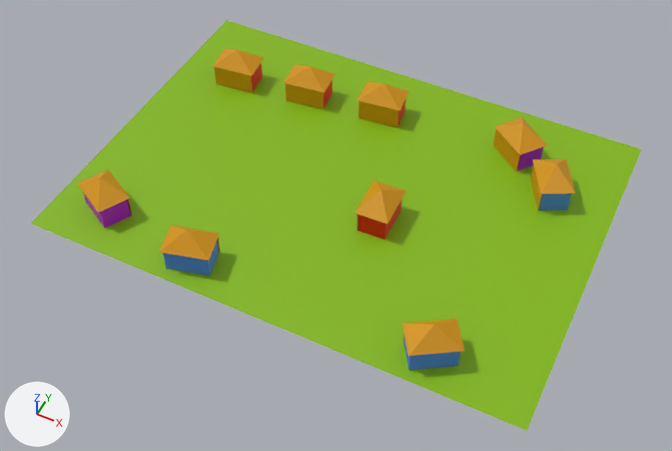
Renders of the Blender file assets/level.blend from each side of a commit.
Camera for both pictures: a 50 mm lens placed at (49.6, -103.7, 117.8), pointed at (1.4, -7.3, -2.7). Lighting does not change. The marker at lower left points along +X, +Y and +Z.

In view in the first picture: 'BlueHouse', 'BlueHouse.001', 'BlueHouse.002', 'Decorations', 'Decorations.001', 'Decorations.002', 'Decorations.003', 'Decorations.004', 'Floor', 'PurpleHouse', 'PurpleHouse.001', 'RedHouse', 'RedHouse.001', 'RedHouse.002', 'RedHouse.008', 'Roof', 'Roof.001', 'Roof.002', 'Roof.003', 'Roof.004', 'Roof.005', 'Roof.006', 'Roof.007', 'Roof.008'.
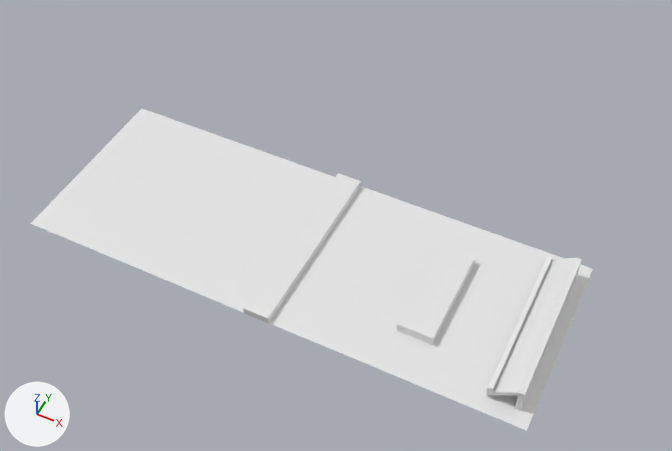
The newer file is also rescaled (x0.908), turned or shifted as a whole; pictures and numbers use the older file's frame.

Boxes [x1, y1, x2, y2] around the edits, measured in the pictures (672 x 451 px):
'Floor', recoloured, reshaped (green to white, 8% narrower, 22% shorter): before [30, 20, 641, 431]; after [30, 109, 593, 431]
'Foods', added: after [486, 256, 582, 410]
'Divider', added: after [243, 173, 361, 323]
'Appliances', added: after [397, 245, 476, 345]
'Roof.007', deleted: before [402, 318, 465, 356]
'Roof.006', deleted: before [159, 225, 220, 261]
'Roof.008', deleted: before [355, 181, 406, 224]
'Roof.005', deleted: before [77, 169, 130, 213]
'Roof.003', deleted: before [533, 159, 575, 194]
'Roof.004', deleted: before [494, 117, 547, 155]
'Roof.002', deleted: before [357, 81, 409, 111]
'Roof.001', deleted: before [283, 64, 335, 93]
'Roof', deleted: before [213, 49, 264, 76]
'BlueHouse', deleted: before [163, 241, 219, 276]
'BlueHouse.002', deleted: before [404, 337, 461, 370]
'Decorations.002', deleted: before [359, 101, 399, 127]
'Decorations.001', deleted: before [285, 83, 324, 110]
'RedHouse.008', deleted: before [358, 199, 402, 240]
'PurpleHouse.001', deleted: before [83, 192, 131, 228]
'Decorations', deleted: before [214, 67, 253, 93]
'Decorations.004', deleted: before [493, 129, 520, 171]
'BlueHouse.001', deleted: before [539, 193, 572, 211]
'PurpleHouse', deleted: before [517, 147, 543, 171]
'Decorations.003', deleted: before [530, 165, 542, 209]
'RedHouse', deleted: before [251, 63, 262, 92]
'RedHouse.001', deleted: before [323, 80, 332, 107]
'RedHouse.002', deleted: before [398, 99, 406, 125]

The edits, one by one:
me_plane has 4 vertices, 1 face and spans x -25.0..25.0, y -25.0..25.0, z 0.0.
me_plane is used by ob_floor; location (0.0, 0.0, 0.0); scale (1.76, 1.29, 1.0).
me_plane no longer uses material mat_material_004 (green #83b700).
Part 1, on me_plane:
Vertex 2 of me_plane moves from (-25.0, 25.0, 0.0) at pixel (226, 20) to (-25.0, 0.6, 0.0) at pixel (141, 108).
Vertex 3 of me_plane moves from (25.0, 25.0, 0.0) at pixel (641, 149) to (25.0, 0.6, 0.0) at pixel (592, 268).
Mesh me_cube_003 is new.
It has 21 vertices, 17 faces and spans x -11.18..1.0, y -1.0..1.0, z -1.0..1.0.
Mesh me_cube_002_1 is new.
It is a box spanning x -1.0..1.0, y -1.0..1.0, z -1.0..1.0.
Object 'Decorations' (ob_decorations) is deleted.
Object 'Decorations.001' (ob_decorations_001) is deleted.
Object 'Decorations.002' (ob_decorations_002) is deleted.
Object 'Decorations.003' (ob_decorations_003) is deleted.
Object 'Decorations.004' (ob_decorations_004) is deleted.
In object 'Decorations.005' (ob_decorations_005), parent is no longer ob_purplehouse_001.
In object 'Decorations.006' (ob_decorations_006), parent is no longer ob_bluehouse.
In object 'Decorations.007' (ob_decorations_007), parent is no longer ob_bluehouse_002.
In object 'Decorations.008' (ob_decorations_008), parent is no longer ob_redhouse_008.
Object 'RedHouse' (ob_redhouse) is deleted.
Object 'Roof' (ob_roof) is deleted.
Object 'RedHouse.001' (ob_redhouse_001) is deleted.
Object 'Roof.001' (ob_roof_001) is deleted.
Object 'RedHouse.002' (ob_redhouse_002) is deleted.
Object 'Roof.002' (ob_roof_002) is deleted.
Object 'BlueHouse.001' (ob_bluehouse_001) is deleted.
Object 'Roof.003' (ob_roof_003) is deleted.
Object 'PurpleHouse' (ob_purplehouse) is deleted.
Object 'Roof.004' (ob_roof_004) is deleted.
Object 'PurpleHouse.001' (ob_purplehouse_001) is deleted.
Object 'Roof.005' (ob_roof_005) is deleted.
Object 'BlueHouse' (ob_bluehouse) is deleted.
Object 'Roof.006' (ob_roof_006) is deleted.
Object 'BlueHouse.002' (ob_bluehouse_002) is deleted.
Object 'Roof.007' (ob_roof_007) is deleted.
Object 'RedHouse.008' (ob_redhouse_008) is deleted.
Object 'Roof.008' (ob_roof_008) is deleted.
Object 'Foods' (ob_foods) is new; it shows me_cube_003.
Its location is (41.8, -15.7, 2.0).
Its scale is (0.437, 13.8, 2.2).
Object 'Appliances' (ob_appliances) is new; it shows me_cube_002_1.
Its location is (23.5, -15.7, 0.7).
Its scale is (2.95, 8.99, 0.939).
Object 'Divider' (ob_divider) is new; it shows a copy of me_cube_002_1.
Its location is (0.0, -15.7, 0.6).
Its scale is (2.2, 16.6, 0.649).
